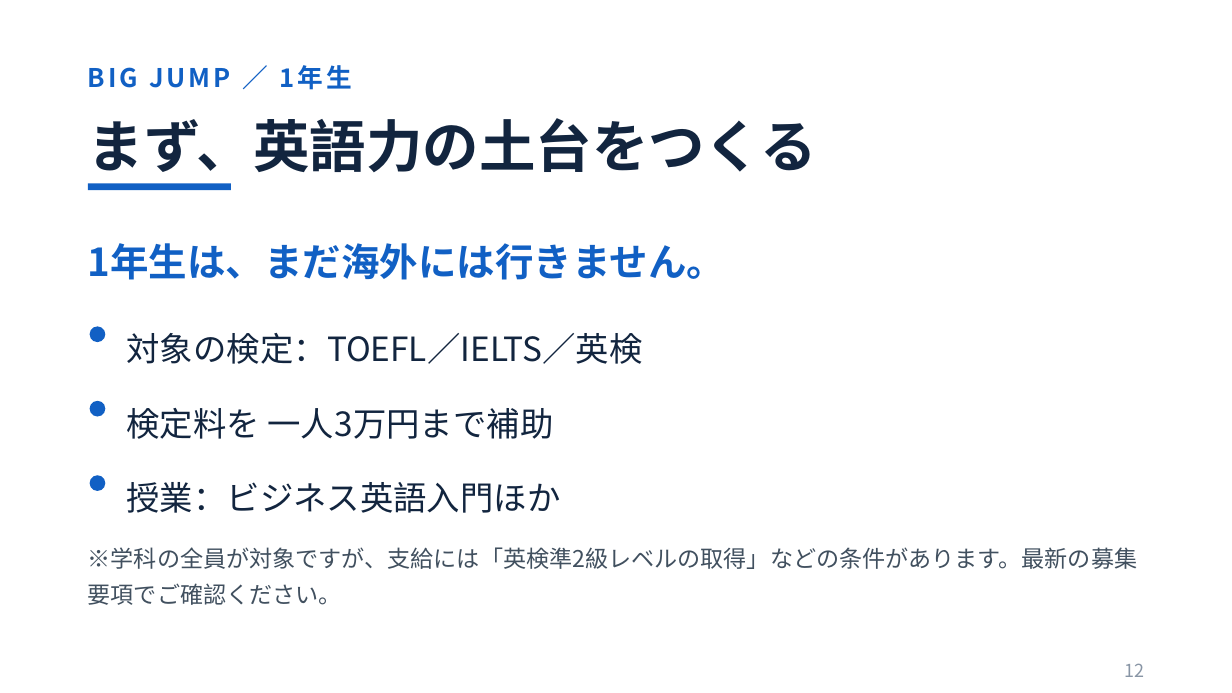
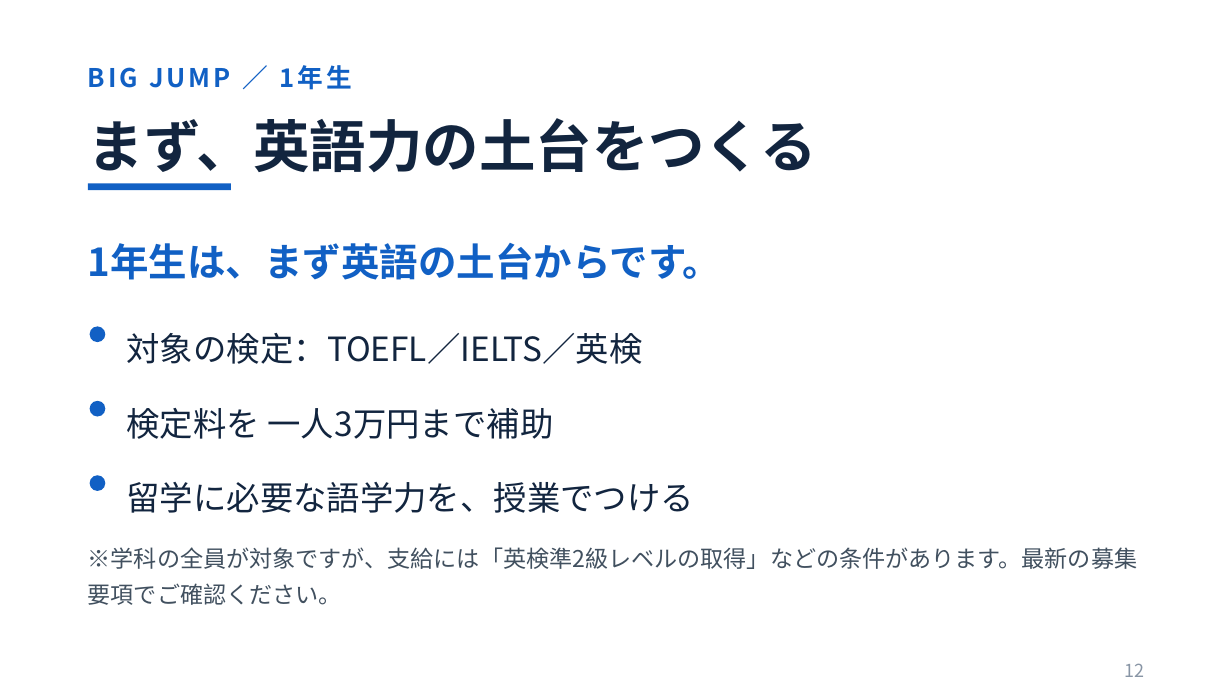
Before and after one commit to myojo1gou/glowing-parakeet, a slide deck: slide 12 of oc2026_slides/01_学科紹介_8月23日OC_鈴木版_改.pptx. Drawn at 1232x693 pixels with LibreOffice and Linux fonts; fonts in the diff are those of the drawing. Boxes give left, top, right and bottom in pixels: in the first picture for what was removed or moved away, otherwise in the second. Text is boxed around its words. In the diff, an @@ line names an element or a change of style, - is before the commit and + after.

```diff
--- a/oc2026_slides/01_学科紹介_8月23日OC_鈴木版_改.pptx
+++ b/oc2026_slides/01_学科紹介_8月23日OC_鈴木版_改.pptx
@@ text at (88, 243, 721, 280): text changed @@
-1年生は、まだ海外には行きません。
+1年生は、まず英語の土台からです。
@@ text at (127, 482, 694, 513): text changed @@
-授業：ビジネス英語入門ほか
+留学に必要な語学力を、授業でつける
```
Also in this commit, not shown: 17 other slides changed, 8 other files.
